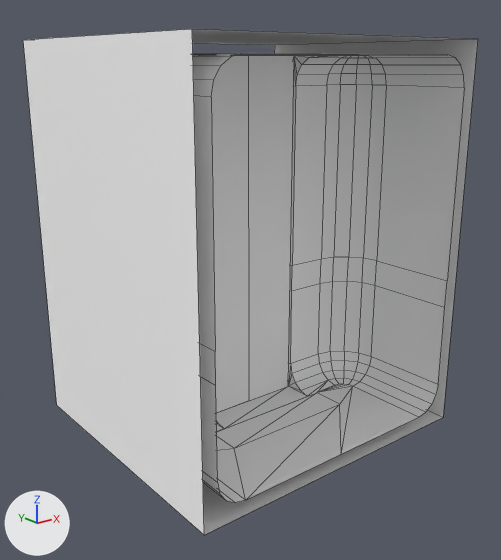
What one commit did to the FBX model Assets/Meshes/Door.fbx.
One viewpoint serves both versions: a 50 mm lens placed at (-0.0298, -0.0377, 0.0246), pointed at (-0.0003, -0.0008, 0.0098). The axes (+X, +Y, +Z) are drawn at lower left. The lights are the same throughout. Mesh edges are drawn as thin lines. Where no turn or scale is listed for an object, it has been applied to the vertices. Vertices at the same position are counted once.

Names of what the first picture shows: 'Left', 'Mesh', 'Right'.
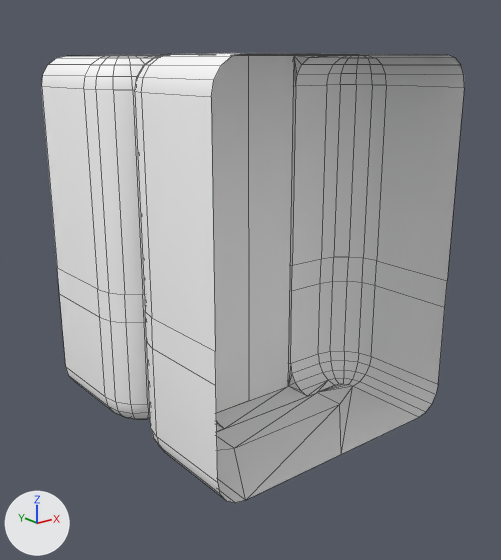
The change, as JSON lines over the scene's bpy script:
```json
{"block": "me_mesh", "where": "me_mesh.from_pydata(...)  # 370 vertices, 414 faces; spans x -0.011..0.011, y -0.01..0.01, z -0.001..0.026"}
{"block": "me_mesh", "where": "# used by ob_mesh; location = (0.0, 0.0, 0.0)"}
{"block": "me_mesh", "change": "me_mesh part 1: the loose piece of 8 vertices spanning x -0.011..0.011, y -0.01..0.01, z -0.001..0.026 is deleted"}
```

What differs and where, as boxes [x1, y1, x2, y2] in the pictures (501 x 560 px):
```json
{"object": "Mesh", "change": "reshaped", "before": [23, 29, 478, 535], "after": [42, 53, 464, 503], "on screen": "7% narrower, 11% shorter"}
{"part": 1, "of": "me_mesh", "change": "deleted", "before": [23, 29, 478, 535]}
```
